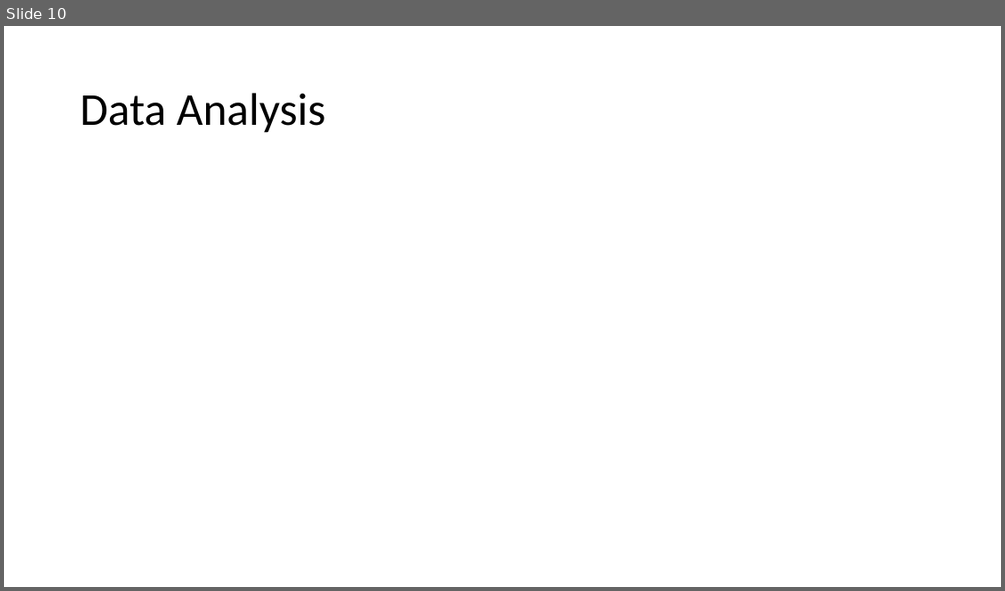
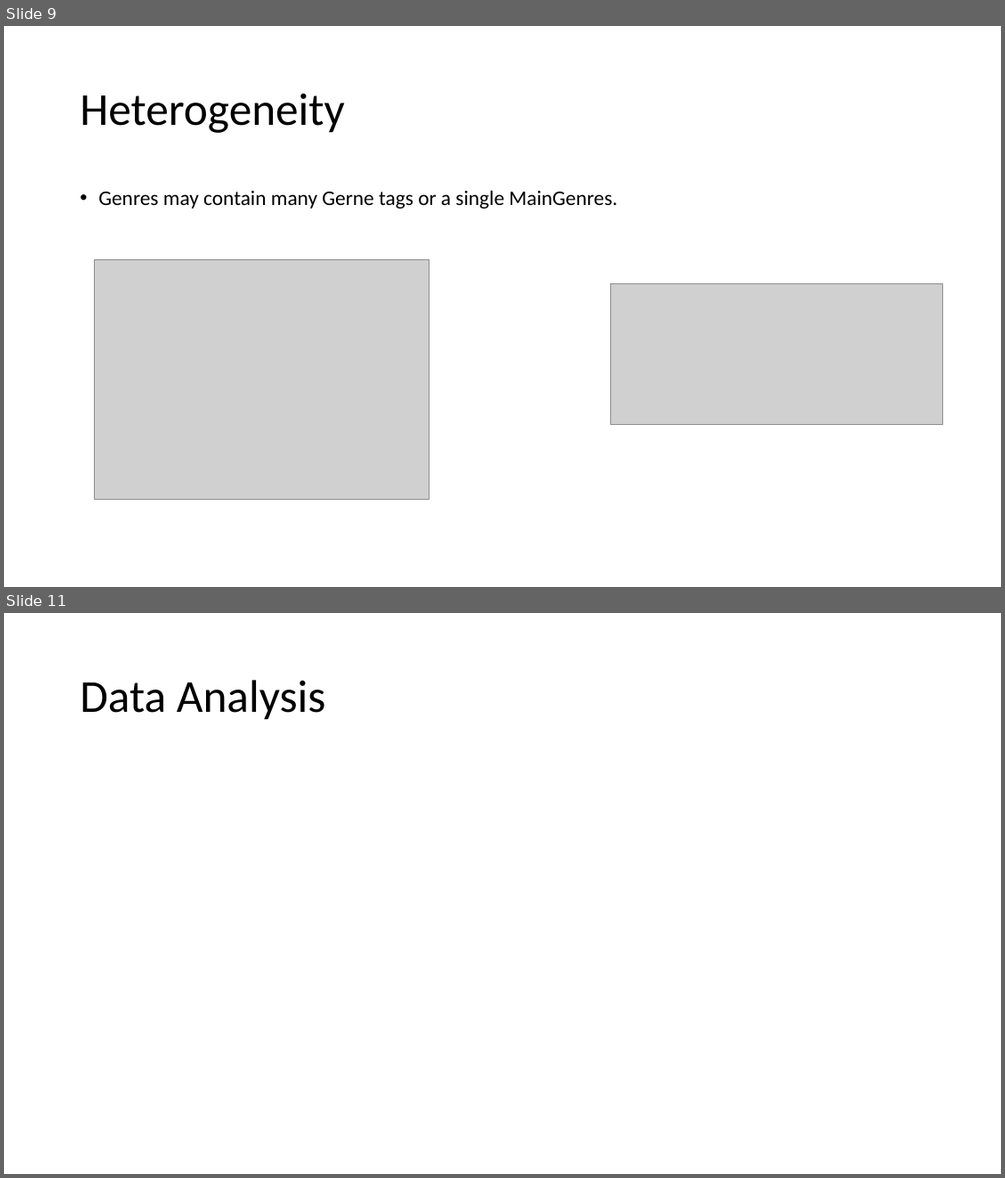
Before and after one commit to akhiln28/ontology_assignment1, a slide deck: presentation.pptx. Shown one above the other, each under a label of ours: slide 10 before the commit, slides 9 and 11 after it; the slides between them are not shown. The pictures are 1005x591 and 1005x1178 pixels, drawn with LibreOffice and Linux fonts; fonts in the diff are those of the drawing; grey boxes stand for pictures. Boxes give left, top, right and bottom in pixels: in the first picture for what was removed or moved away, otherwise in the second. Text is boxed around its words. In the diff, an @@ line names an element or a change of style, - is before the commit and + after.

```diff
--- a/presentation.pptx
+++ b/presentation.pptx
@@ slide 9 added at (x1=4, y1=26, x2=1001, y2=587), background #FFFFFF @@
@@ title added at (x1=80, y1=93, x2=344, y2=133), 44 pt, text #000000 @@
+Heterogeneity
@@ text added at (x1=98, y1=190, x2=617, y2=208), 20 pt, text #000000 @@
+• Genres may contain many Gerne tags or a single MainGenres.
@@ picture added at (x1=95, y1=259, x2=429, y2=499) @@
@@ picture added at (x1=610, y1=284, x2=943, y2=425) @@
@@ what was slide 10 is now slide 11 @@
```
Also in this commit, not shown: 4 slides changed, 1 other slide added, 1 slide removed, 2 other files.
